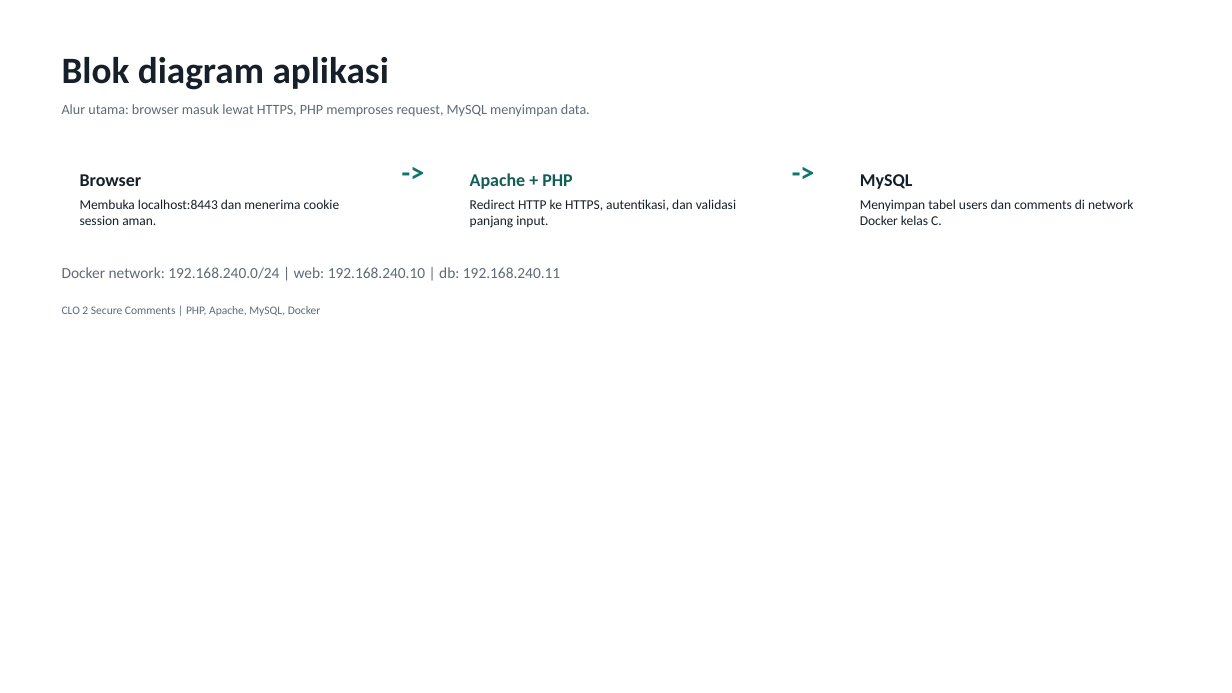
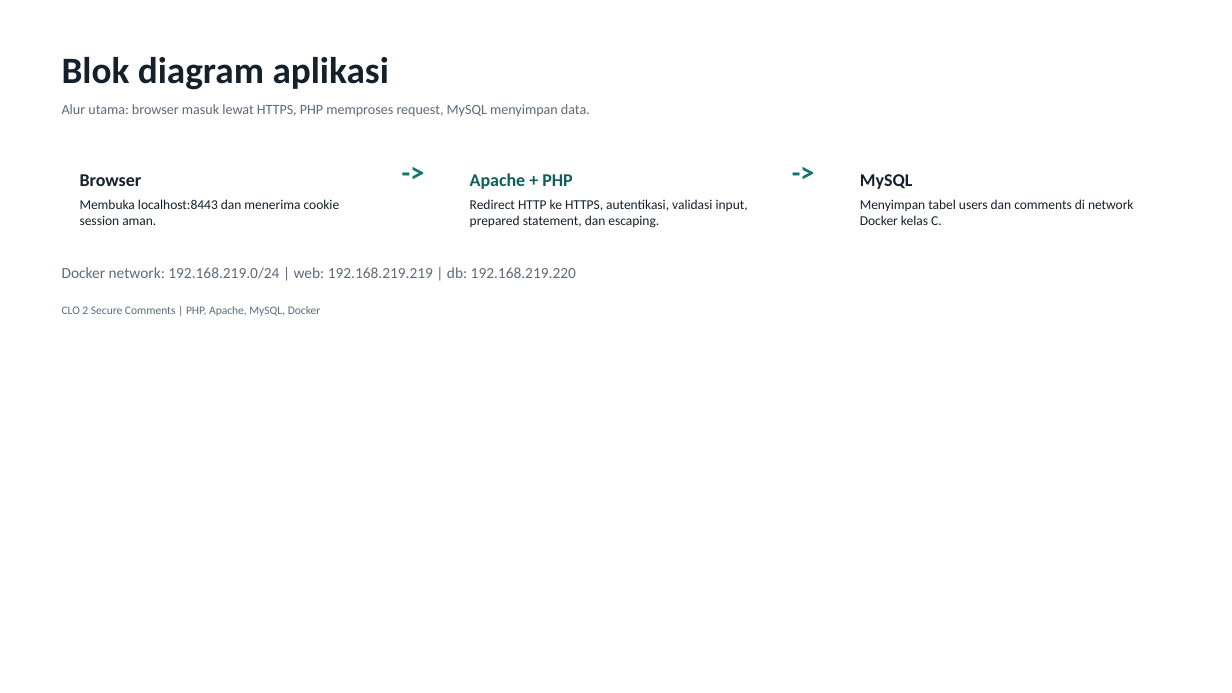
Before and after one commit to ArdeezYy/mawang_clo2, a slide deck: slide 4 of presentation/output/CLO2_Secure_Comments.pptx. Drawn at 1232x693 pixels with LibreOffice and Linux fonts; fonts in the diff are those of the drawing. Boxes give left, top, right and bottom in pixels: in the first picture for what was removed or moved away, otherwise in the second. Text is boxed around its words. In the diff, an @@ line names an element or a change of style, - is before the commit and + after.

```diff
--- a/presentation/output/CLO2_Secure_Comments.pptx
+++ b/presentation/output/CLO2_Secure_Comments.pptx
@@ text at (470, 199, 748, 228): text changed @@
-Redirect HTTP ke HTTPS, autentikasi, dan validasi panjang input.
+Redirect HTTP ke HTTPS, autentikasi, validasi input, prepared statement, dan escaping.
@@ text at (62, 267, 576, 279): text changed @@
-Docker network: 192.168.240.0/24 | web: 192.168.240.10 | db: 192.168.240.11
+Docker network: 192.168.219.0/24 | web: 192.168.219.219 | db: 192.168.219.220
```
Also in this commit, not shown: 5 other slides changed, 6 other files.
